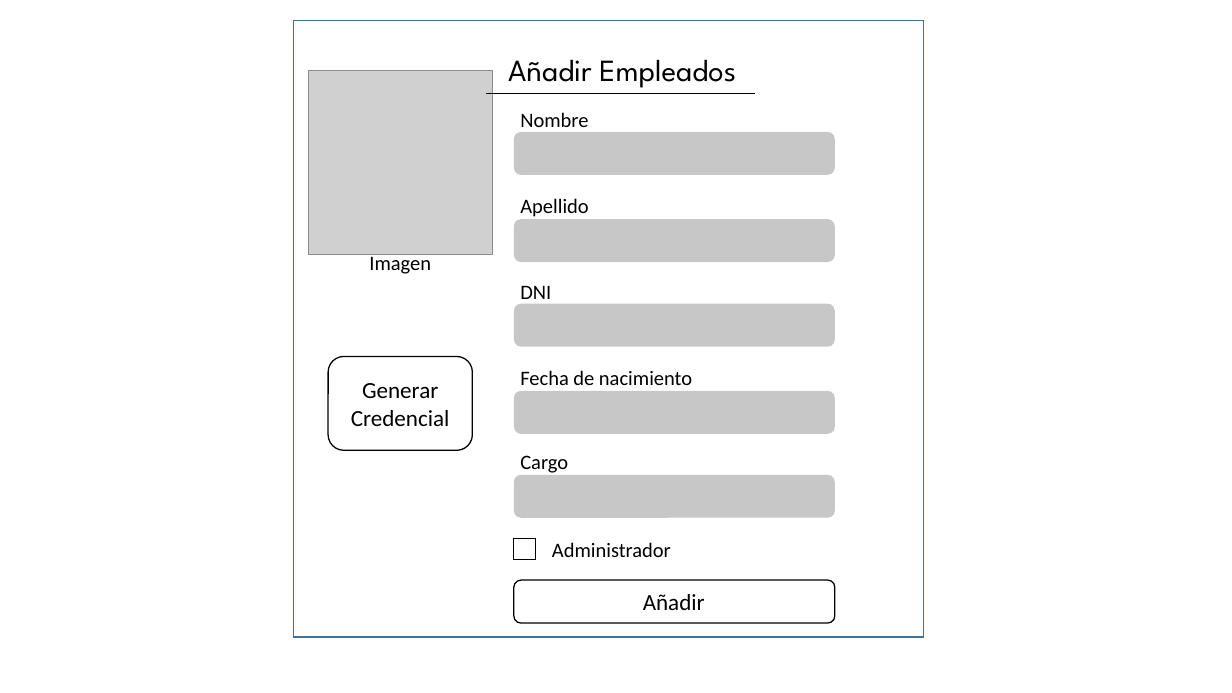
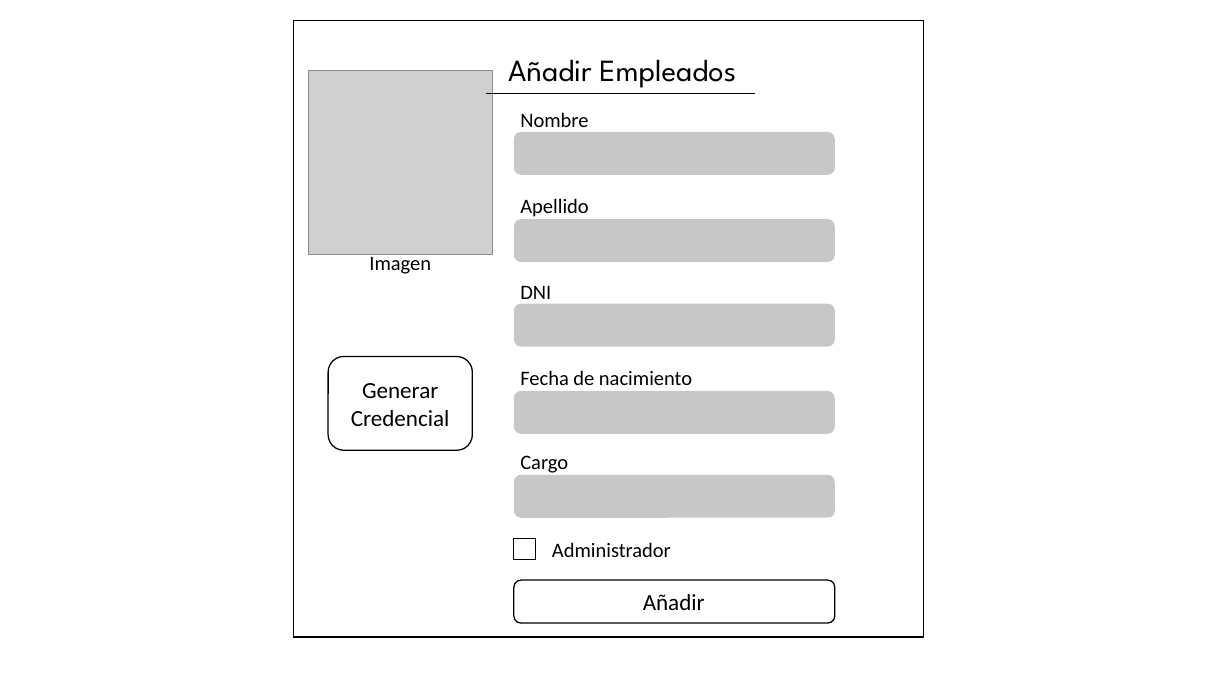
Before and after one commit to Pablo-22/UTN-App, a slide deck: slide 2 of MAQUETA.pptx (slide 1 before the commit). Drawn at 1232x693 pixels with LibreOffice and Linux fonts; fonts in the diff are those of the drawing; grey boxes stand for pictures. Boxes give left, top, right and bottom in pixels: in the first picture for what was removed or moved away, otherwise in the second. Text is boxed around its words. In the diff, an @@ line names an element or a change of style, - is before the commit and + after.

```diff
--- a/MAQUETA.pptx
+++ b/MAQUETA.pptx
@@ rectangle at [293, 20, 923, 638]: outline #43739E 1 pt to #000000 1 pt @@
```
Also in this commit, not shown: 4 slides added, 3 slides removed.
